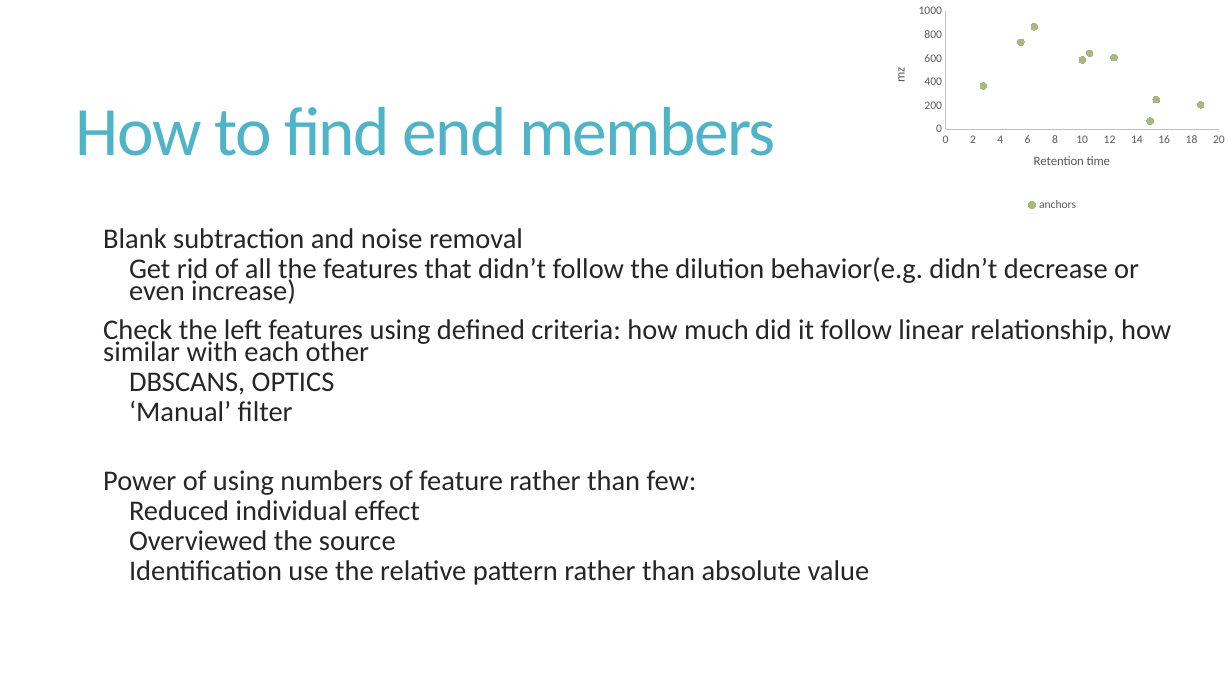
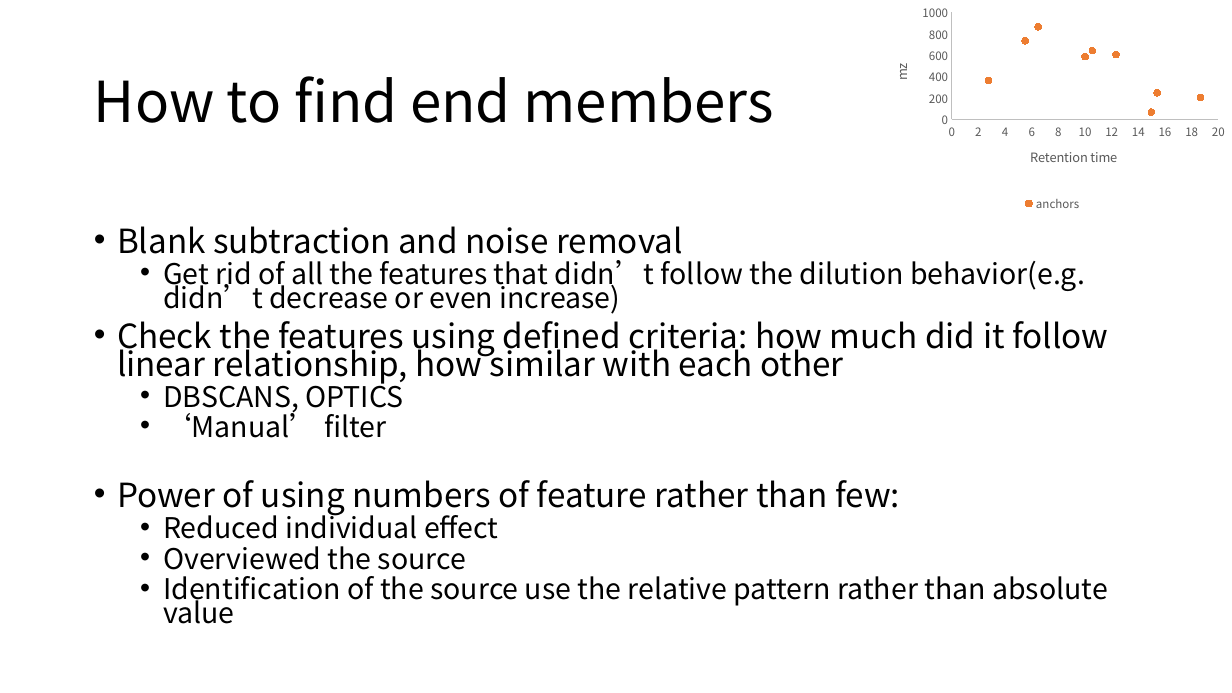
Before and after one commit to XiminHu/mass-suite, a slide deck: slide 7 of doc/20201102-projectmeeting.pptx (slide 6 before the commit). Drawn at 1232x693 pixels with LibreOffice and Linux fonts; fonts in the diff are those of the drawing. Boxes give left, top, right and bottom in pixels: in the first picture for what was removed or moved away, otherwise in the second. Text is boxed around its words. In the diff, an @@ line names an element or a change of style, - is before the commit and + after.

```diff
--- a/doc/20201102-projectmeeting.pptx
+++ b/doc/20201102-projectmeeting.pptx
@@ scatter chart at (873, 0, 1232, 215) @@
@@ colour of anchors #A8B97F to #ED7D31 @@
@@ legend changed @@
@@ category axis changed @@
@@ value axis changed @@
@@ lettering changed @@
@@ title "How to find end members": place and size @@
-title "How to find end members" at (76, 107, 776, 156)
+title "How to find end members" at (94, 76, 774, 123)
@@ title "How to find end members" at (94, 76, 774, 123): size 54 to 44 pt, font Calibri to Noto Sans CJK SC, text colour #50B4C8 to #000000, letter spacing -1.2 to 0 pt; line spacing 0.85 to 0.9 @@
@@ text at (117, 226, 1085, 570): size 22.2 to 25.9 pt in "Blank subtraction and noise removal", "Power of using numbers of feature rather ..."; font Calibri to Noto Sans CJK SC, text colour #262626 to #000000 in "Blank subtraction and noise removal", "Get rid of all the features that ...", "DBSCANS, OPTICS", "‘Manual’ filter" and 3 more places; bullet   to •; line spacing 0.65 to 0.7; less space between paragraphs @@
@@ text at (117, 313, 1108, 384): text changed; size 22.2 to 25.9 pt; font Calibri to Noto Sans CJK SC; text colour #262626 to #000000 @@
-  Check the left features using defined criteria: how much did it follow linear relationship, how similar with each other
+• Check the features using defined criteria: how much did it follow linear relationship, how similar with each other
@@ text at (163, 576, 1108, 624): text changed; font Calibri to Noto Sans CJK SC; text colour #262626 to #000000 @@
-    Identification use the relative pattern rather than absolute value
+  • Identification of the source use the relative pattern rather than absolute value
```
Also in this commit, not shown: 10 other slides changed, 2 slides added.
